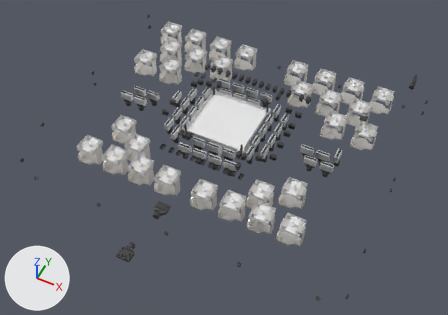
Before and after pictures for a commit that changed the glTF model models/sidecar/lod1/sidecar-int-bottom-1.glb.
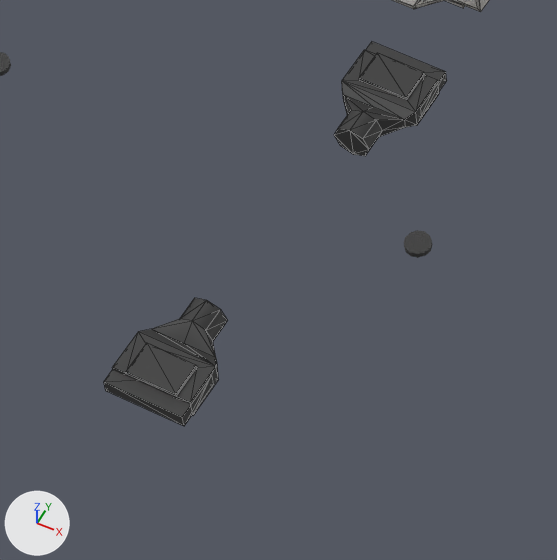
The first picture shows the older version from a 50 mm camera at (0.301, -0.524, 0.664) aimed at (0.014, 0.051, -0.055). The close-ups show the older and then the newer version on the part from 22% to 42% of the width and 62% to 90% of the height of that picture. Only the edits that show in the close-ups are written down. The axes (+X, +Y, +Z) are drawn at lower left. The lights are the same throughout. The close-ups show mesh edges as thin lines.

Names of what the first close-up shows: 'PEM S-M3-2ZI M3 Nut OXC.150', 'Samtec ARC6-16-LU-END2.103', 'Samtec ARC6-16-LU-END2.104' and 2 more.
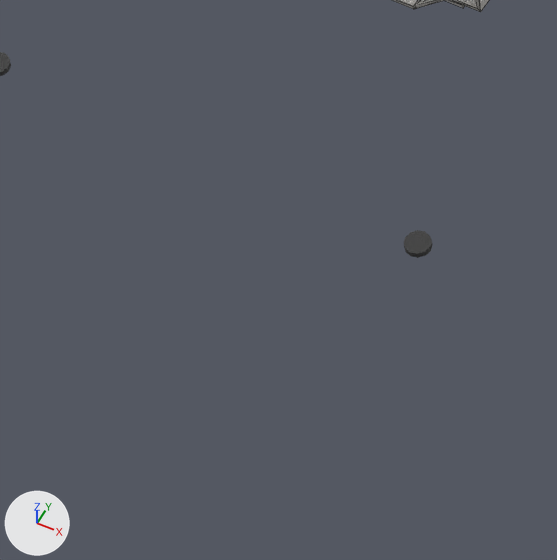
Changed parts and their boxes [x1, y1, x2, y2] in the close-ups (557 x 560 px):
'Samtec ARC6-16-LU-END2.103', deleted: before [104, 298, 227, 426]
'Samtec ARC6-16-LU-END2.104', deleted: before [334, 42, 447, 156]

What the commit changed:
Object 'Samtec ARC6-16-LU-END2.103' (ob_samtec_arc6_16_lu_end2_103) is deleted.
Object 'Samtec ARC6-16-LU-END2.104' (ob_samtec_arc6_16_lu_end2_104) is deleted.
